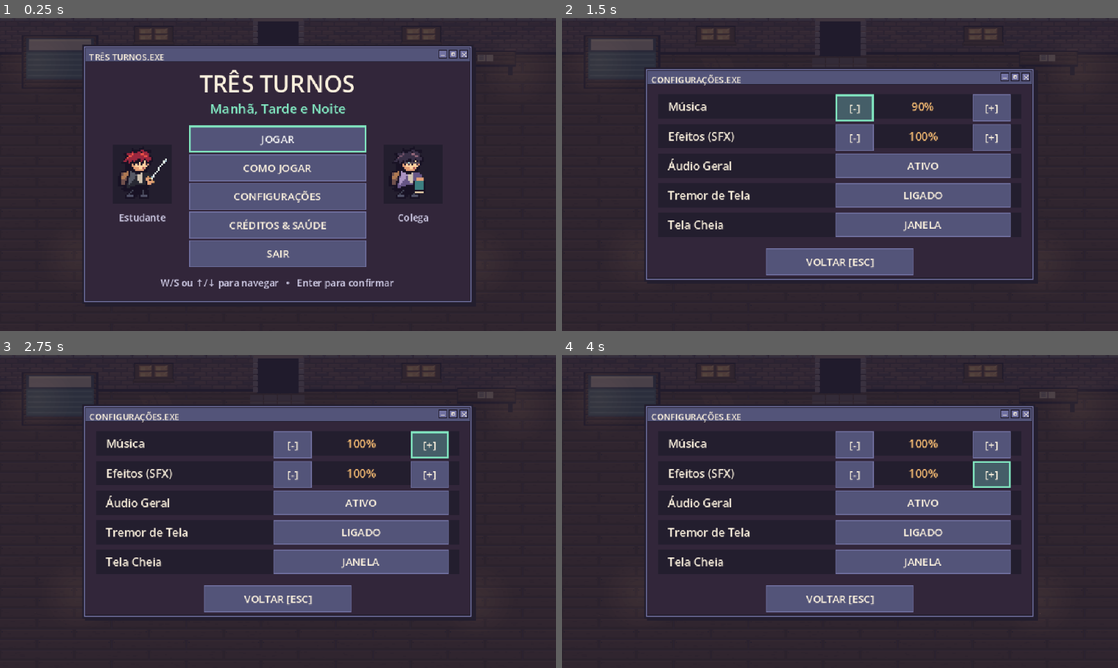
Above: before the commit, frames 1-4 (two rows, left to right).
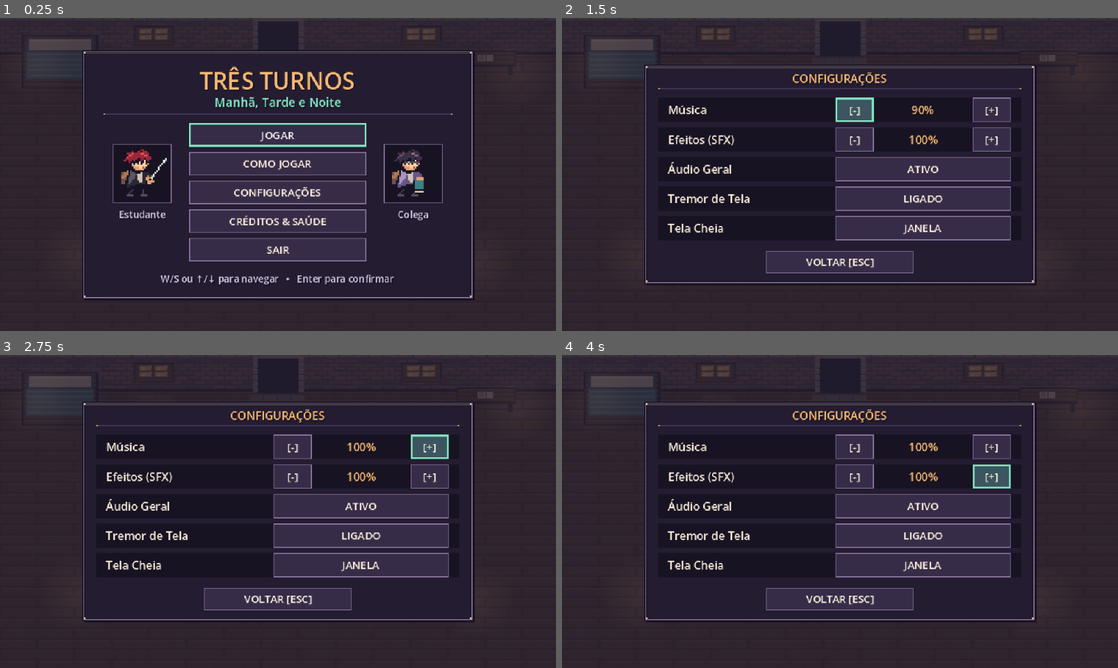
Above: after the commit, the same moments.

Repository: Honorato1337/sasi-game-jam-2026
Game: Godot game, scene res://scenes/levels/arena.tscn
The game is run twice, just before and just after one commit, with the same random seed, the same clock (stepped at 60 frames per second) and the same inputs.
Inputs:
- Up to frame 1 (0.25 s): no input
- Up to frame 2 (1.5 s): click "CONFIGURAÇÕES" at 0.5 s; click "[-]" at 1.25 s
- Up to frame 3 (2.75 s): click "[+]" at 2 s
- Up to frame 4 (4 s): click "[-]" at 2.75 s; click "[+]" at 3.5 s

The runs differ from the first frame. In frame 1, 22% of the frame differs, in the area x 14-86%, y 8-91%; in frame 2, 20%; in frame 3, 20%; in frame 4, 20%.

Commit message:
style: replace OS-style UI windows with clean pixel-art RPG frames and HUD

Diff:
--- a/sasi-game-jam-2026/scenes/ui/habit_terminal.gd
+++ b/sasi-game-jam-2026/scenes/ui/habit_terminal.gd
@@ -74,7 +74,7 @@
 	visible = state == GameManager.GameState.HABIT_SELECT
 	_window.visible = visible
 	if visible:
-		_caption.text = "CADERNO DE ROTINA.EXE — Fim do Turno %d" % GameManager.wave
+		_caption.text = "CADERNO DE ROTINA — Fim do Turno %d" % GameManager.wave
 		_on_habits_updated(GameManager.sleep_rank, GameManager.nutrition_rank, GameManager.ally_count)
 
 
--- a/sasi-game-jam-2026/scenes/ui/hud.gd
+++ b/sasi-game-jam-2026/scenes/ui/hud.gd
@@ -40,29 +40,26 @@
 	_vignette.shader = shader
 	shade.material = _vignette
 
-	var vitals: Panel = Retro.window(self, Rect2(7, 6, 177, 91), "ESTUDANTE")
+	var vitals: Panel = Retro.panel(self, Rect2(8, 8, 192, 82), true)
 	for index: int in range(NAMES.size()):
-		var y: int = 22 + index * 12
-		_names.append(Retro.label(vitals, Rect2(8, y, 68, 12), NAMES[index], 9, COLORS[index]))
-		_meters.append(Retro.meter(vitals, Rect2(78, y + 6, 90, 6), COLORS[index]))
-	_alert = Retro.label(vitals, Rect2(8, 70, 160, 12), "", 10, Color("#ff9aab"))
+		var y: int = 6 + index * 14
+		_names.append(Retro.label(vitals, Rect2(8, y, 88, 14), NAMES[index], 9, COLORS[index]))
+		_meters.append(Retro.meter(vitals, Rect2(98, y + 4, 86, 6), COLORS[index]))
+	_alert = Retro.label(vitals, Rect2(8, 63, 176, 13), "", 9, Color("#ff9aab"))
 
-	var turn: Panel = Retro.window(self, Rect2(238, 3, 164, 22), "")
-	_room = Retro.label(turn, Rect2(9, 3, 117, 16), "", 10, Retro.CREAM)
-	var objective_bg: ColorRect = Retro.block(self, Rect2(187, 65, 266, 19), Color("#231e2ee8"))
-	_objective = Retro.label(objective_bg, Rect2(0, 1, 266, 16), "", 11, Retro.GOLD,
-			HORIZONTAL_ALIGNMENT_CENTER)
+	var info: Panel = Retro.panel(self, Rect2(404, 8, 228, 72), true)
+	_room = Retro.label(info, Rect2(9, 6, 210, 14), "", 10, Retro.CREAM)
+	Retro.divider(info, Rect2(9, 22, 210, 1))
+	_objective = Retro.label(info, Rect2(9, 25, 210, 14), "", 10, Retro.GOLD)
+	_score = Retro.label(info, Rect2(9, 39, 210, 14), "", 10, Retro.MUTED)
+	_ally = Retro.label(info, Rect2(9, 53, 210, 14), "", 10, Retro.CREAM)
 
-	var progress: Panel = Retro.window(self, Rect2(473, 6, 156, 58), "PARTIDA")
-	_score = Retro.label(progress, Rect2(8, 22, 140, 15), "", 11, Retro.GOLD)
-	_ally = Retro.label(progress, Rect2(8, 38, 140, 15), "", 11)
-
-	_breathing = Retro.window(self, Rect2(8, 300, 181, 49), "FÔLEGO")
-	Retro.label(_breathing, Rect2(8, 21, 165, 14), "Segure [R] Respirar", 10)
-	_breath = Retro.meter(_breathing, Rect2(8, 38, 165, 5), Retro.MINT)
+	_breathing = Retro.panel(self, Rect2(8, 320, 174, 32), true)
+	Retro.label(_breathing, Rect2(8, 4, 158, 14), "Segure [R] Respirar", 10)
+	_breath = Retro.meter(_breathing, Rect2(8, 21, 158, 5), Retro.MINT)
 	_breath.max_value = 1.0
-	_clarity = Retro.window(self, Rect2(305, 304, 324, 45), "FOCO")
-	Retro.label(_clarity, Rect2(8, 21, 308, 19), "GOLPE DE CLAREZA PRONTO [ESPAÇO/CLIQUE]",
+	_clarity = Retro.panel(self, Rect2(342, 320, 290, 32), true, true)
+	Retro.label(_clarity, Rect2(8, 8, 274, 16), "GOLPE DE CLAREZA PRONTO [ESPAÇO/CLIQUE]",
 			10, Retro.GOLD, HORIZONTAL_ALIGNMENT_CENTER)
 
 	GameManager.state_changed.connect(_on_state_changed)
--- a/sasi-game-jam-2026/scenes/ui/retro_window.gd
+++ b/sasi-game-jam-2026/scenes/ui/retro_window.gd
@@ -1,11 +1,14 @@
 extends RefCounted
 
-const INK: Color = Color("#231e2e")
+const INK: Color = Color("#181322")
 const CREAM: Color = Color("#faf0dd")
 const MUTED: Color = Color("#c9c5df")
-const FRAME: Color = Color("#7272a2")
-const TITLE: Color = Color("#535479")
-const BODY: Color = Color("#32263a")
+const FRAME: Color = Color("#8f7aa6")
+const BEVEL_LIGHT: Color = Color("#d8be92")
+const BEVEL_DARK: Color = Color("#4a3c5c")
+const TITLE: Color = Color("#372c48")
+const BODY: Color = Color("#241c31")
+const BODY_HUD: Color = Color("#1e172ae0")
 const MINT: Color = Color("#81e6c0")
 const GOLD: Color = Color("#f4ba72")
 
@@ -23,6 +26,7 @@
 	control.position = rect.position
 	control.size = rect.size
 	parent.add_child(control)
+	control.set_deferred(&"size", rect.size)
 
 
 static func block(parent: Node, rect: Rect2, color: Color) -> ColorRect:
@@ -34,49 +38,61 @@
 
 
 static func label(parent: Node, rect: Rect2, content: String, font_size: int,
-		color: Color = CREAM, alignment: HorizontalAlignment = HORIZONTAL_ALIGNMENT_LEFT) -> Label:
+		color: Color = CREAM, alignment: HorizontalAlignment = HORIZONTAL_ALIGNMENT_LEFT,
+		shadow: bool = true) -> Label:
 	var caption: Label = Label.new()
 	caption.text = content
 	caption.horizontal_alignment = alignment
 	caption.vertical_alignment = VERTICAL_ALIGNMENT_CENTER
 	caption.add_theme_font_size_override(&"font_size", font_size)
 	caption.add_theme_color_override(&"font_color", color)
+	if shadow:
+		caption.add_theme_color_override(&"font_shadow_color", Color(0.08, 0.05, 0.12, 0.85))
+		caption.add_theme_constant_override(&"shadow_offset_x", 1)
+		caption.add_theme_constant_override(&"shadow_offset_y", 1)
 	caption.mouse_filter = Control.MOUSE_FILTER_IGNORE
 	place(caption, parent, rect)
 	return caption
 
 
-static func window(parent: Node, rect: Rect2, caption: String) -> Panel:
+static func panel(parent: Node, rect: Rect2, translucent: bool = false,
+		highlight: bool = false) -> Panel:
 	var frame: Panel = Panel.new()
 	frame.mouse_filter = Control.MOUSE_FILTER_IGNORE
 	frame.add_theme_stylebox_override(&"panel", StyleBoxEmpty.new())
 	place(frame, parent, rect)
-	block(frame, Rect2(Vector2(3, 3), rect.size), INK)
+	block(frame, Rect2(Vector2(2, 2), rect.size), Color(0.05, 0.03, 0.09, 0.65))
 	var shell: Panel = Panel.new()
 	shell.mouse_filter = Control.MOUSE_FILTER_IGNORE
-	shell.add_theme_stylebox_override(&"panel", style(FRAME, INK, 2))
+	shell.add_theme_stylebox_override(&"panel", style(GOLD if highlight else FRAME, INK, 1))
 	place(shell, frame, Rect2(Vector2.ZERO, rect.size))
 	var inner: Panel = Panel.new()
 	inner.mouse_filter = Control.MOUSE_FILTER_IGNORE
-	inner.add_theme_stylebox_override(&"panel", style(BODY, INK))
-	place(inner, frame, Rect2(Vector2(3, 3), rect.size - Vector2(6, 6)))
-	block(frame, Rect2(4, 4, rect.size.x - 8, 15), TITLE)
-	block(frame, Rect2(4, 19, rect.size.x - 8, 1), INK)
-	label(frame, Rect2(8, 3, rect.size.x - 60, 16), caption, 10)
-	for index: int in range(3):
-		var x: float = rect.size.x - 40 + index * 12
-		block(frame, Rect2(x, 6, 10, 10), INK)
-		block(frame, Rect2(x + 1, 7, 8, 8), FRAME)
-		match index:
-			0:
-				block(frame, Rect2(x + 3, 12, 4, 1), CREAM)
-			1:
-				block(frame, Rect2(x + 3, 9, 4, 4), CREAM)
-				block(frame, Rect2(x + 4, 10, 2, 2), FRAME)
-			2:
-				for pixel: int in range(5):
-					block(frame, Rect2(x + 3 + pixel, 9 + pixel, 1, 1), CREAM)
-					block(frame, Rect2(x + 7 - pixel, 9 + pixel, 1, 1), CREAM)
+	inner.add_theme_stylebox_override(&"panel", style(BODY_HUD if translucent else BODY, INK, 1))
+	place(inner, frame, Rect2(Vector2(2, 2), rect.size - Vector2(4, 4)))
+	var accent: Color = GOLD if highlight else BEVEL_LIGHT
+	block(frame, Rect2(3, 3, maxf(0.0, rect.size.x - 6), 1), Color(accent, 0.45))
+	for corner: Vector2 in [
+		Vector2(2, 2),
+		Vector2(rect.size.x - 4, 2),
+		Vector2(2, rect.size.y - 4),
+		Vector2(rect.size.x - 4, rect.size.y - 4),
+	]:
+		block(frame, Rect2(corner, Vector2(2, 2)), accent)
+	return frame
+
+
+static func divider(parent: Node, rect: Rect2) -> void:
+	block(parent, Rect2(rect.position, Vector2(rect.size.x, 1)), BEVEL_DARK)
+	block(parent, Rect2(rect.position, Vector2(2, 1)), BEVEL_LIGHT)
+	block(parent, Rect2(Vector2(rect.position.x + rect.size.x - 2, rect.position.y), Vector2(2, 1)), BEVEL_LIGHT)
+
+
+static func window(parent: Node, rect: Rect2, caption: String = "") -> Panel:
+	var frame: Panel = panel(parent, rect, false, false)
+	if not caption.is_empty():
+		label(frame, Rect2(12, 7, rect.size.x - 24, 18), caption, 13, GOLD, HORIZONTAL_ALIGNMENT_CENTER)
+		divider(frame, Rect2(16, 27, rect.size.x - 32, 1))
 	return frame
 
 
@@ -89,10 +105,13 @@
 	action.add_theme_color_override(&"font_color", CREAM)
 	action.add_theme_color_override(&"font_hover_color", CREAM)
 	action.add_theme_color_override(&"font_pressed_color", CREAM)
-	action.add_theme_stylebox_override(&"normal", style(TITLE, FRAME))
-	action.add_theme_stylebox_override(&"hover", style(Color("#455e68"), MINT, 2))
+	action.add_theme_color_override(&"font_shadow_color", Color(0.08, 0.05, 0.12, 0.85))
+	action.add_theme_constant_override(&"shadow_offset_x", 1)
+	action.add_theme_constant_override(&"shadow_offset_y", 1)
+	action.add_theme_stylebox_override(&"normal", style(TITLE, FRAME, 1))
+	action.add_theme_stylebox_override(&"hover", style(Color("#3c5560"), MINT, 2))
 	action.add_theme_stylebox_override(&"pressed", style(BODY, GOLD, 2))
-	action.add_theme_stylebox_override(&"disabled", style(INK, TITLE))
+	action.add_theme_stylebox_override(&"disabled", style(INK, BEVEL_DARK, 1))
 	place(action, parent, rect)
 	return action
 
@@ -102,7 +121,7 @@
 	bar.show_percentage = false
 	bar.step = 0.0
 	bar.mouse_filter = Control.MOUSE_FILTER_IGNORE
-	bar.add_theme_stylebox_override(&"background", style(INK, FRAME))
+	bar.add_theme_stylebox_override(&"background", style(INK, BEVEL_DARK, 1))
 	bar.add_theme_stylebox_override(&"fill", style(color, color, 0))
 	place(bar, parent, rect)
 	return bar
--- a/sasi-game-jam-2026/scenes/ui/story_dialog.gd
+++ b/sasi-game-jam-2026/scenes/ui/story_dialog.gd
@@ -18,8 +18,11 @@
 
 
 func _ready() -> void:
-	var panel: Panel = Retro.window(self, Rect2(48, 250, 544, 98), "TRÊS TURNOS")
-	Retro.block(panel, Rect2(10, 23, 56, 65), Retro.INK)
+	var panel: Panel = Retro.panel(self, Rect2(48, 260, 544, 88), true, false)
+	var portrait_frame: Panel = Panel.new()
+	portrait_frame.mouse_filter = Control.MOUSE_FILTER_IGNORE
+	portrait_frame.add_theme_stylebox_override(&"panel", Retro.style(Retro.INK, Retro.FRAME, 1))
+	Retro.place(portrait_frame, panel, Rect2(12, 11, 64, 66))
 	var portrait: TextureRect = TextureRect.new()
 	portrait.expand_mode = TextureRect.EXPAND_IGNORE_SIZE
 	portrait.stretch_mode = TextureRect.STRETCH_KEEP_ASPECT_CENTERED
@@ -27,15 +30,15 @@
 	portrait.mouse_filter = Control.MOUSE_FILTER_IGNORE
 	_atlas.filter_clip = true
 	portrait.texture = _atlas
-	Retro.place(portrait, panel, Rect2(10, 23, 56, 65))
-	_speaker = Retro.label(panel, Rect2(76, 23, 451, 17), "", 13, Retro.GOLD)
-	_text = Retro.label(panel, Rect2(76, 41, 451, 34), "", 13)
+	Retro.place(portrait, panel, Rect2(14, 13, 60, 62))
+	_speaker = Retro.label(panel, Rect2(86, 10, 446, 17), "", 13, Retro.GOLD)
+	_text = Retro.label(panel, Rect2(86, 28, 446, 36), "", 13)
 	_text.autowrap_mode = TextServer.AUTOWRAP_WORD_SMART
 	_text.vertical_alignment = VERTICAL_ALIGNMENT_TOP
 	_text.clip_text = true
 	_text.max_lines_visible = 2
 	_text.visible_characters_behavior = TextServer.VC_CHARS_AFTER_SHAPING
-	Retro.label(panel, Rect2(76, 77, 451, 14), "[ESPAÇO / CLIQUE] Próximo    •    [ESC] Pular", 10, Retro.MUTED)
+	Retro.label(panel, Rect2(86, 68, 446, 14), "[ESPAÇO / CLIQUE] Próximo    •    [ESC] Pular", 10, Retro.MUTED)
 	GameManager.state_changed.connect(_on_state_changed)
 	hide()
 
--- a/sasi-game-jam-2026/scenes/ui/title_end_screens.gd
+++ b/sasi-game-jam-2026/scenes/ui/title_end_screens.gd
@@ -43,22 +43,23 @@
 
 
 func _build_title() -> void:
-	_title_window = _window(298, "TRÊS TURNOS.EXE")
-	_centered(_title_window, 26, 35, "TRÊS TURNOS", 27, Retro.CREAM)
-	_centered(_title_window, 62, 21, "Manhã, Tarde e Noite", 15, Retro.MINT)
+	_title_window = _window(286, "")
+	_centered(_title_window, 16, 32, "TRÊS TURNOS", 27, Retro.GOLD)
+	_centered(_title_window, 50, 18, "Manhã, Tarde e Noite", 14, Retro.MINT)
+	Retro.divider(_title_window, Rect2(24, 73, WINDOW_WIDTH - 48, 1))
 	_preview(_title_window, 21, STUDENT_SHEET, 8, 2, "Estudante")
 	_preview(_title_window, 333, CLASSMATE_SHEET, 2, 2, "Colega")
 
-	_action(_title_window, Rect2(123, 93, 204, 27), "JOGAR", GameManager.start_new_run)
-	var help: Button = _action(_title_window, Rect2(123, 126, 204, 27), "COMO JOGAR")
+	_action(_title_window, Rect2(123, 84, 204, 27), "JOGAR", GameManager.start_new_run)
+	var help: Button = _action(_title_window, Rect2(123, 117, 204, 27), "COMO JOGAR")
 	help.pressed.connect(_open_subwindow.bind(_help_window, help))
-	var settings: Button = _action(_title_window, Rect2(123, 159, 204, 27), "CONFIGURAÇÕES")
+	var settings: Button = _action(_title_window, Rect2(123, 150, 204, 27), "CONFIGURAÇÕES")
 	settings.pressed.connect(_open_subwindow.bind(_settings_window, settings))
-	var credits: Button = _action(_title_window, Rect2(123, 192, 204, 27), "CRÉDITOS & SAÚDE")
+	var credits: Button = _action(_title_window, Rect2(123, 183, 204, 27), "CRÉDITOS & SAÚDE")
 	credits.pressed.connect(_open_subwindow.bind(_credits_window, credits))
 	if not OS.has_feature("web"):
-		_action(_title_window, Rect2(123, 225, 204, 27), "SAIR", get_tree().quit)
-	_centered(_title_window, 263, 19, "W/S ou ↑/↓ para navegar   •   Enter para confirmar", 11, Retro.MUTED)
+		_action(_title_window, Rect2(123, 216, 204, 27), "SAIR", get_tree().quit)
+	_centered(_title_window, 254, 18, "W/S ou ↑/↓ para navegar   •   Enter para confirmar", 11, Retro.MUTED)
 
 
 func _preview(parent: Panel, x: int, sheet: Texture2D, frame_count: int,
@@ -68,16 +69,19 @@
 	atlas.region = Rect2(0, 0, float(sheet.get_width()) / frame_count, sheet.get_height())
 	atlas.filter_clip = true
 	_previews[atlas] = frame_count
-	Retro.block(parent, Rect2(x + 14, 115, 68, 68), Retro.INK)
+	var box: Panel = Panel.new()
+	box.mouse_filter = Control.MOUSE_FILTER_IGNORE
+	box.add_theme_stylebox_override(&"panel", Retro.style(Retro.INK, Retro.FRAME, 1))
+	Retro.place(box, parent, Rect2(x + 14, 108, 68, 68))
 	var preview: TextureRect = TextureRect.new()
 	preview.texture = atlas
 	preview.texture_filter = CanvasItem.TEXTURE_FILTER_NEAREST
 	preview.expand_mode = TextureRect.EXPAND_IGNORE_SIZE
 	preview.mouse_filter = Control.MOUSE_FILTER_IGNORE
 	var frame_size: Vector2 = atlas.region.size * scale_factor
-	var center: Vector2 = Vector2(x + 48, 149)
+	var center: Vector2 = Vector2(x + 48, 142)
 	Retro.place(preview, parent, Rect2(center - frame_size / 2, frame_size))
-	Retro.label(parent, Rect2(x, 188, 96, 20), caption, 11, Retro.MUTED,
+	Retro.label(parent, Rect2(x, 180, 96, 18), caption, 11, Retro.MUTED,
 			HORIZONTAL_ALIGNMENT_CENTER)
 
 
@@ -92,12 +96,12 @@
 
 
 func _build_help() -> void:
-	_help_window = _window(294, "COMO JOGAR.EXE")
+	_help_window = _window(298, "COMO JOGAR")
 	var controls: Array[String] = ["WASD / Setas", "Espaço / Clique", "Shift", "Segurar R", "E", "Esc / P"]
 	var actions: Array[String] = ["Mover", "Espada", "Dash", "Respirar", "Interagir", "Pausar"]
 	for index: int in range(controls.size()):
 		var x: int = 16 + (index % 2) * 213
-		var y: int = 29 + floori(index / 2.0) * 28
+		var y: int = 36 + floori(index / 2.0) * 27
 		Retro.block(_help_window, Rect2(x, y, 205, 24), Retro.INK)
 		Retro.label(_help_window, Rect2(x + 8, y, 113, 24), controls[index], 12, Retro.GOLD)
 		Retro.label(_help_window, Rect2(x + 121, y, 76, 24), actions[index], 12, Retro.CREAM,
@@ -110,22 +114,22 @@
 		"Espada e dash gastam energia. Dê uma pausa para\nrecuperá-la. Na última sala, reacenda os pilares [E].",
 	]
 	for index: int in range(topics.size()):
-		var y: int = 118 + index * 43
+		var y: int = 122 + index * 43
 		Retro.block(_help_window, Rect2(16, y, 418, 38), Retro.INK)
 		Retro.label(_help_window, Rect2(24, y, 88, 38), topics[index], 11, Retro.MINT)
 		Retro.label(_help_window, Rect2(116, y, 310, 38), explanations[index], 11)
-	_back_button(_help_window, 256)
+	_back_button(_help_window, 260)
 
 
 func _build_settings() -> void:
-	_settings_window = _window(246, "CONFIGURAÇÕES.EXE")
-	_music_value = _volume_row(31, "Música", _change_music_volume)
-	_sfx_value = _volume_row(65, "Efeitos (SFX)", _change_sfx_volume)
-	_mute_button = _toggle_row(99, "Áudio Geral", _toggle_mute)
-	_shake_button = _toggle_row(133, "Tremor de Tela", _toggle_shake)
-	_fullscreen_button = _toggle_row(167, "Tela Cheia", _toggle_fullscreen)
+	_settings_window = _window(252, "CONFIGURAÇÕES")
+	_music_value = _volume_row(38, "Música", _change_music_volume)
+	_sfx_value = _volume_row(72, "Efeitos (SFX)", _change_sfx_volume)
+	_mute_button = _toggle_row(106, "Áudio Geral", _toggle_mute)
+	_shake_button = _toggle_row(140, "Tremor de Tela", _toggle_shake)
+	_fullscreen_button = _toggle_row(174, "Tela Cheia", _toggle_fullscreen)
 	_fullscreen_button.disabled = DisplayServer.get_name() == "headless"
-	_back_button(_settings_window, 208)
+	_back_button(_settings_window, 214)
 	_refresh_settings()
 
 
@@ -148,37 +152,41 @@
 
 
 func _build_credits() -> void:
-	_credits_window = _window(223, "CRÉDITOS.EXE")
-	_centered(_credits_window, 28, 24, "SASI: GAME JAM 2026  •  UFAC", 16, Retro.MINT)
-	_centered(_credits_window, 56, 38,
+	_credits_window = _window(230, "CRÉDITOS & SAÚDE")
+	_centered(_credits_window, 36, 22, "SASI: GAME JAM 2026  •  UFAC", 15, Retro.MINT)
+	_centered(_credits_window, 62, 36,
 			"Arte pixel e áudio chiptune criados para o jogo.\nDesenvolvimento com apoio de Antigravity e OpenAI Codex.",
 			12, Retro.CREAM)
-	Retro.block(_credits_window, Rect2(16, 105, 418, 70), Retro.INK)
-	_centered(_credits_window, 109, 20, "SAÚDE EM JOGO", 12, Retro.GOLD)
-	_centered(_credits_window, 132, 36,
+	Retro.block(_credits_window, Rect2(16, 108, 418, 70), Retro.INK)
+	_centered(_credits_window, 112, 20, "SAÚDE EM JOGO", 12, Retro.GOLD)
+	_centered(_credits_window, 136, 36,
 			"Cuidar também passa por perceber os sinais do corpo,\nrespeitar seus limites e dividir a rotina com quem pode ajudar.",
 			12, Retro.CREAM)
-	_back_button(_credits_window, 185)
+	_back_button(_credits_window, 192)
 
 
 func _build_pause() -> void:
-	_pause_window = _window(200, "PAUSA.EXE")
-	_action(_pause_window, Rect2(101, 32, 248, 30), "CONTINUAR [ESC]", GameManager.toggle_pause)
-	var settings: Button = _action(_pause_window, Rect2(101, 74, 248, 30), "CONFIGURAÇÕES")
+	_pause_window = _window(208, "PAUSA")
+	_action(_pause_window, Rect2(101, 40, 248, 30), "CONTINUAR [ESC]", GameManager.toggle_pause)
+	var settings: Button = _action(_pause_window, Rect2(101, 80, 248, 30), "CONFIGURAÇÕES")
 	settings.pressed.connect(_open_subwindow.bind(_settings_window, settings))
-	_action(_pause_window, Rect2(101, 116, 248, 30), "REINICIAR PARTIDA", GameManager.start_new_run)
-	_action(_pause_window, Rect2(101, 158, 248, 30), "MENU PRINCIPAL", GameManager.reset_game)
+	_action(_pause_window, Rect2(101, 120, 248, 30), "REINICIAR PARTIDA", GameManager.start_new_run)
+	_action(_pause_window, Rect2(101, 160, 248, 30), "MENU PRINCIPAL", GameManager.reset_game)
 
 
 func _build_end() -> void:
-	_end_window = _window(218, "")
-	_end_caption = Retro.label(_end_window, Rect2(8, 3, 384, 16), "", 10)
-	_end_heading = _centered(_end_window, 31, 35, "", 24, Retro.MINT)
-	_end_message = _centered(_end_window, 71, 40, "", 13, Retro.CREAM)
-	Retro.block(_end_window, Rect2(16, 122, 418, 28), Retro.INK)
-	_stats = _centered(_end_window, 122, 28, "", 12, Retro.GOLD)
-	_action(_end_window, Rect2(16, 169, 236, 31), "JOGAR NOVAMENTE [ENTER]", GameManager.start_new_run)
-	_action(_end_window, Rect2(262, 169, 172, 31), "MENU PRINCIPAL", GameManager.reset_game)
+	_end_window = _window(222, "")
+	_end_caption = _centered(_end_window, 8, 16, "", 11, Retro.MINT)
+	Retro.divider(_end_window, Rect2(16, 27, WINDOW_WIDTH - 32, 1))
+	_end_heading = _centered(_end_window, 35, 35, "", 24, Retro.MINT)
+	_end_message = _centered(_end_window, 74, 40, "", 13, Retro.CREAM)
+	var stats_box: Panel = Panel.new()
+	stats_box.mouse_filter = Control.MOUSE_FILTER_IGNORE
+	stats_box.add_theme_stylebox_override(&"panel", Retro.style(Retro.INK, Retro.BEVEL_DARK, 1))
+	Retro.place(stats_box, _end_window, Rect2(16, 124, 418, 28))
+	_stats = _centered(_end_window, 124, 28, "", 12, Retro.GOLD)
+	_action(_end_window, Rect2(16, 172, 236, 31), "JOGAR NOVAMENTE [ENTER]", GameManager.start_new_run)
+	_action(_end_window, Rect2(262, 172, 172, 31), "MENU PRINCIPAL", GameManager.reset_game)
 
 
 func _window(height: int, caption: String) -> Panel:
@@ -371,7 +379,8 @@
 
 
 func _update_summary(won: bool) -> void:
-	_end_caption.text = "VITÓRIA.EXE" if won else "DERROTA.EXE"
+	_end_caption.text = "VITÓRIA" if won else "FIM DE TURNO"
+	_end_caption.add_theme_color_override(&"font_color", Retro.MINT if won else Retro.GOLD)
 	_end_heading.text = "O AMANHECER CHEGOU" if won else "O BURNOUT PEDIU PAUSA"
 	_end_heading.add_theme_color_override(&"font_color", Retro.MINT if won else Retro.GOLD)
 	_end_message.text = ("O estudante atravessou a noite e viu o dia nascer.\nCuide dos seus pilares e aceite companhia."
Not shown, changed: CREDITS_AND_AI.md
Not shown, changed: TASKS.md
